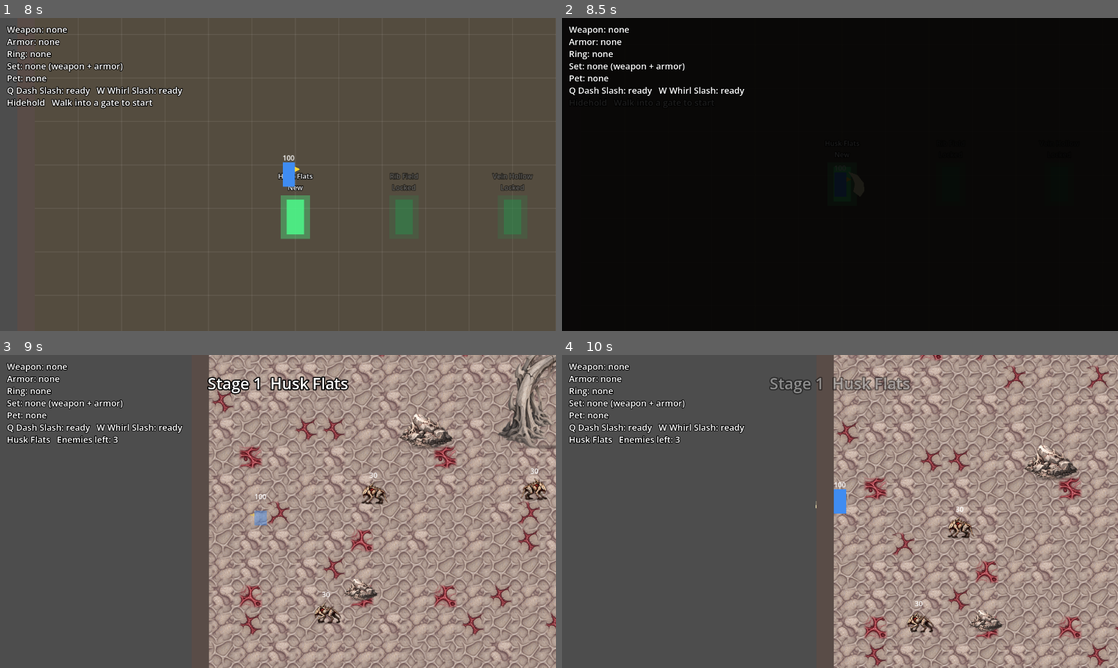
Above: before the commit, frames 1-4 (two rows, left to right).
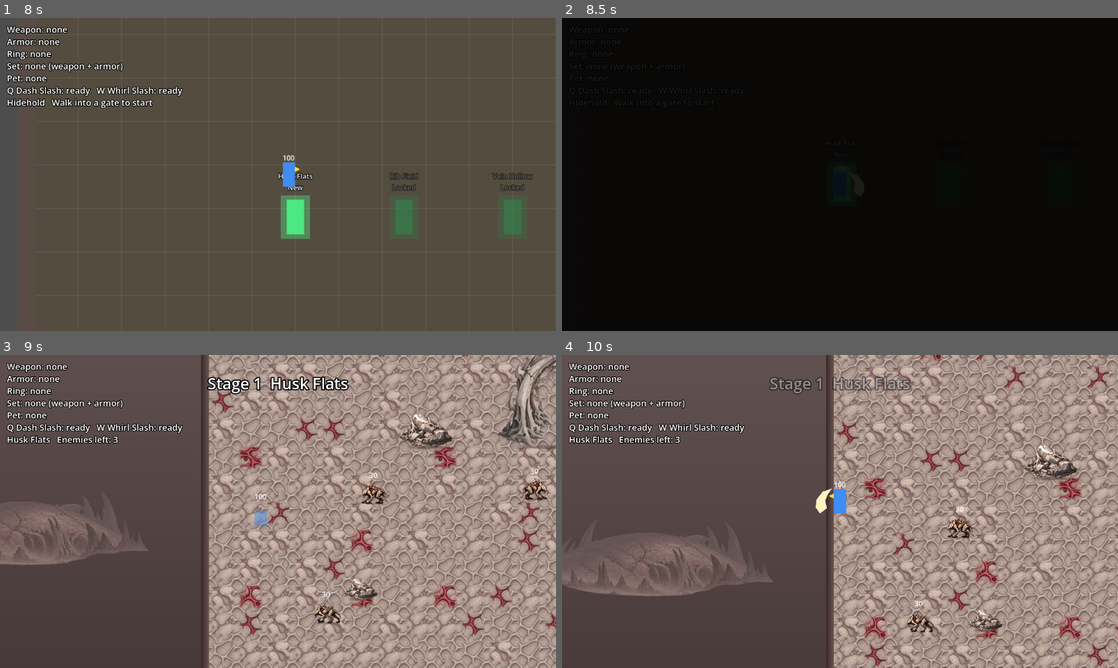
Above: after the commit, the same moments.

Repository: knc219-a11y/second-game
Game: Godot game, scene res://scenes/title.tscn
Two runs of this game, one before a commit and one after it. Both use one fixed random seed, a clock stepped at 60 frames per second and the inputs below.
Inputs:
- Up to frame 1 (8 s): tap Enter (ui_accept) at 0.5, 0.77, 1.52, 3.02, 3.77, 4.52, 6.02, 6.77, 7.52 s; hold Right (move_right) 0.53-1.28 s; hold X (attack) 0.53-1.28 s; hold Down (move_down) 1.28-2.03 s; tap Space (roll) every 1.5 s from 1.35 to 7.35 s; hold Right (move_right) 2.03-2.78 s; hold X (attack) 2.03-2.78 s; hold Up (move_up) 2.78-3.53 s; hold X (attack) 3.53-4.28 s; hold Left (move_left) 3.53-5.03 s; hold Down (move_down) 5.03-5.78 s; hold X (attack) 5.03-5.78 s; hold Right (move_right) 5.78-6.53 s; hold Up (move_up) 6.53-7.28 s; hold X (attack) 6.53-7.28 s; hold Right (move_right) from 7.28 s (still down)
- Up to frame 2 (8.5 s): release Right (move_right) at 8.03 s; hold Down (move_down) from 8.03 s (still down); hold X (attack) from 8.03 s (still down)
- Up to frame 3 (9 s): release Down (move_down) at 8.78 s; release X (attack) at 8.78 s; hold Left (move_left) from 8.78 s (still down); tap Space (roll) at 8.85 s
- Up to frame 4 (10 s): tap Enter (ui_accept) at 9.02, 9.77 s; release Left (move_left) at 9.53 s; hold Up (move_up) from 9.53 s (still down); hold X (attack) from 9.53 s (still down)

Frame 1 is identical in both runs. In frame 2, 0.9% of the frame differs, in the area x 1-33%, y 2-25%; in frame 3, 3.5%; in frame 4, 5.0%, in the area x 0-49%, y 0-100%.

Commit message:
Stage 1 edges: skin cliffs and bone gorge backdrop outside the walls
Six pieces cut from the user's sheet (halo cleaned, veins calmed, toned to
the floor). Cliff + spined ridge rise behind the top wall; dome, ribs,
ledge and bone pillar sit hazed in a gorge on the other sides, with a cut
lip covering the floor tiles past y 900. No collision (walls unchanged);
Stage 1 only, wall strips hidden there.

Co-Authored-By: Claude Opus 5.5 (1M context) <noreply@anthropic.com>
Claude-Session: https://claude.ai/code/session_01729Se8HoZHZbUWKnfNtekn

Diff:
--- a/scripts/test_map.gd
+++ b/scripts/test_map.gd
@@ -101,6 +101,40 @@
 @export var prop_fade_time: float = 0.15
 const CHAR_BODY_RECT := Rect2(-14, -56, 28, 56)
 var fade_sprites: Array[Sprite2D] = []
+# Stage 1 backdrop: the god's skin and bone outside the walls, so the edges
+# don't end in grey. Nothing here is solid (the walls still are). The far side
+# (top) is a skin cliff and a spined ridge rising behind the top wall; the
+# other sides drop into a hazy gorge with bone shapes down in it. Each piece is
+# [texture, bottom centre, scale, flip_h, modulate]; back pieces draw under the
+# floor, front pieces over the floor's edge but under the World.
+const BG_CLIFF_TEX := preload("res://art/stage1/bg/s1_bg_cliff.png")
+const BG_RIDGE_TEX := preload("res://art/stage1/bg/s1_bg_ridge.png")
+const BG_DOME_TEX := preload("res://art/stage1/bg/s1_bg_dome.png")
+const BG_RIBS_TEX := preload("res://art/stage1/bg/s1_bg_ribs.png")
+const BG_LEDGE_TEX := preload("res://art/stage1/bg/s1_bg_ledge.png")
+const BG_PILLAR_TEX := preload("res://art/stage1/bg/s1_bg_pillar.png")
+const BACKDROP_BACK := [
+	[BG_DOME_TEX, Vector2(-430, 600), 0.8, false, Color(0.86, 0.8, 0.8, 0.5)],
+	[BG_RIBS_TEX, Vector2(-360, 1230), 0.9, true, Color(0.66, 0.6, 0.6, 0.9)],
+	[BG_RIDGE_TEX, Vector2(2080, 860), 0.9, true, Color(0.8, 0.75, 0.75, 0.55)],
+	[BG_PILLAR_TEX, Vector2(1820, 540), 0.85, false, Color(0.72, 0.66, 0.66, 0.85)],
+	[BG_LEDGE_TEX, Vector2(400, 1250), 0.9, false, Color(0.62, 0.56, 0.56, 1)],
+	[BG_RIBS_TEX, Vector2(1020, 1270), 0.85, false, Color(0.6, 0.54, 0.54, 1)],
+	[BG_DOME_TEX, Vector2(1640, 1180), 0.75, true, Color(0.8, 0.74, 0.74, 0.5)],
+]
+const BACKDROP_FRONT := [
+	[BG_RIDGE_TEX, Vector2(800, 30), 1.2, false, Color(0.84, 0.8, 0.79, 1)],
+	[BG_CLIFF_TEX, Vector2(-220, 40), 1.0, false, Color(0.88, 0.84, 0.83, 1)],
+	[BG_CLIFF_TEX, Vector2(1820, 40), 1.0, true, Color(0.88, 0.84, 0.83, 1)],
+]
+# Haze behind it all: pale far above, dark deep below.
+const BACKDROP_HAZE := [Color(0.56, 0.5, 0.48), Color(0.33, 0.27, 0.27), Color(0.12, 0.09, 0.09)]
+# The plateau's cut edge: a face under the bottom wall (it also covers the
+# floor tiles that run past y 900) and a thin rim down each side.
+const BACKDROP_LIP_TOP := Color(0.42, 0.33, 0.32)
+const BACKDROP_LIP_BOTTOM := Color(0.22, 0.16, 0.16)
+var backdrop_back: Node2D
+var backdrop_front: Node2D
 const STAGE_ROCK_COLORS := [Color(0.6, 0.5, 0.34, 1), Color(0.52, 0.5, 0.44, 1), Color(0.45, 0.17, 0.2, 1)]
 # Special dungeon: an open arena with four pillars around the middle, away from
 # the edge spawn_points and the player_start, on a near-black floor with a red
@@ -226,6 +260,7 @@
 
 func _ready() -> void:
 	base_keep_alive = keep_alive
+	_build_backdrop()
 	exit_gate.visible = false
 	if not endless_mode:
 		# The scene's placed enemies are only for endless mode; stages bring their own.
@@ -315,6 +350,7 @@
 
 # Tiled floor on, grid off (or the other way round). Fills the layer once.
 func _show_ground(on: bool) -> void:
+	_show_backdrop(on)
 	ground.visible = on
 	grid.visible = not on
 	if not on or ground.get_used_cells().size() > 0:
@@ -330,6 +366,73 @@
 			elif roll < ground_vein_chance + ground_crack_chance:
 				tile = 4 + rng.randi_range(0, 1)
 			ground.set_cell(Vector2i(x, y), 0, Vector2i(tile, 0))
+
+
+# Built once, hidden; _show_backdrop turns it on for Stage 1 only.
+func _build_backdrop() -> void:
+	backdrop_back = Node2D.new()
+	backdrop_back.name = "BackdropBack"
+	add_child(backdrop_back)
+	move_child(backdrop_back, floor_poly.get_index())
+	var stops := [-1400.0, 450.0, 2100.0]
+	for i in 2:
+		var haze := Polygon2D.new()
+		haze.polygon = PackedVector2Array([Vector2(-1600, stops[i]), Vector2(3200, stops[i]), Vector2(3200, stops[i + 1]), Vector2(-1600, stops[i + 1])])
+		haze.vertex_colors = PackedColorArray([BACKDROP_HAZE[i], BACKDROP_HAZE[i], BACKDROP_HAZE[i + 1], BACKDROP_HAZE[i + 1]])
+		backdrop_back.add_child(haze)
+	for piece in BACKDROP_BACK:
+		backdrop_back.add_child(_backdrop_sprite(piece))
+	backdrop_front = Node2D.new()
+	backdrop_front.name = "BackdropFront"
+	add_child(backdrop_front)
+	move_child(backdrop_front, grid.get_index() + 1)
+	# Bottom face with a ragged lower edge, then the side rims.
+	var face := PackedVector2Array([Vector2(-18, 900), Vector2(1618, 900)])
+	var x := 1618.0
+	var rng := RandomNumberGenerator.new()
+	rng.seed = GROUND_SEED
+	while x > -18.0:
+		face.append(Vector2(x, 958 + rng.randf_range(0, 22)))
+		x -= rng.randf_range(30, 70)
+	face.append(Vector2(-18, 966))
+	var colors := PackedColorArray()
+	for p in face:
+		colors.append(BACKDROP_LIP_TOP.lerp(BACKDROP_LIP_BOTTOM, clampf((p.y - 900) / 70.0, 0, 1)))
+	var lip := Polygon2D.new()
+	lip.polygon = face
+	lip.vertex_colors = colors
+	backdrop_front.add_child(lip)
+	for side in [[-18.0, 0.0], [1600.0, 1618.0]]:
+		var rim := Polygon2D.new()
+		rim.polygon = PackedVector2Array([Vector2(side[0], 0), Vector2(side[1], 0), Vector2(side[1], 900), Vector2(side[0], 900)])
+		var c_in: Color = BACKDROP_LIP_TOP
+		var c_out: Color = BACKDROP_LIP_BOTTOM
+		rim.vertex_colors = PackedColorArray([c_out, c_in, c_in, c_out] if side[0] < 0 else [c_in, c_out, c_out, c_in])
+		backdrop_front.add_child(rim)
+	for piece in BACKDROP_FRONT:
+		backdrop_front.add_child(_backdrop_sprite(piece))
+	_show_backdrop(false)
+
+
+func _backdrop_sprite(piece: Array) -> Sprite2D:
+	var tex: Texture2D = piece[0]
+	var sprite := Sprite2D.new()
+	sprite.texture = tex
+	sprite.centered = false
+	sprite.offset = Vector2(-tex.get_width() / 2.0, -tex.get_height())
+	sprite.position = piece[1]
+	sprite.scale = Vector2(piece[2], piece[2])
+	sprite.flip_h = piece[3]
+	sprite.modulate = piece[4]
+	return sprite
+
+
+# The plain wall strips show everywhere else; in Stage 1 the backdrop is the edge.
+func _show_backdrop(on: bool) -> void:
+	backdrop_back.visible = on
+	backdrop_front.visible = on
+	for wall in ["WallTop", "WallBottom", "WallLeft", "WallRight"]:
+		(obstacles.get_node(wall).get_node("Visual") as CanvasItem).visible = not on
 
 
 # Stage 1: hides each rock's box and stands a prop on the box's bottom edge.
Binary file added: art/stage1/bg/s1_bg_cliff.png
Not shown, added: art/stage1/bg/s1_bg_cliff.png.import
Binary file added: art/stage1/bg/s1_bg_dome.png
Not shown, added: art/stage1/bg/s1_bg_dome.png.import
Binary file added: art/stage1/bg/s1_bg_ledge.png
Not shown, added: art/stage1/bg/s1_bg_ledge.png.import
Binary file added: art/stage1/bg/s1_bg_pillar.png
Not shown, added: art/stage1/bg/s1_bg_pillar.png.import
Binary file added: art/stage1/bg/s1_bg_ribs.png
Not shown, added: art/stage1/bg/s1_bg_ribs.png.import
Binary file added: art/stage1/bg/s1_bg_ridge.png
Not shown, added: art/stage1/bg/s1_bg_ridge.png.import
